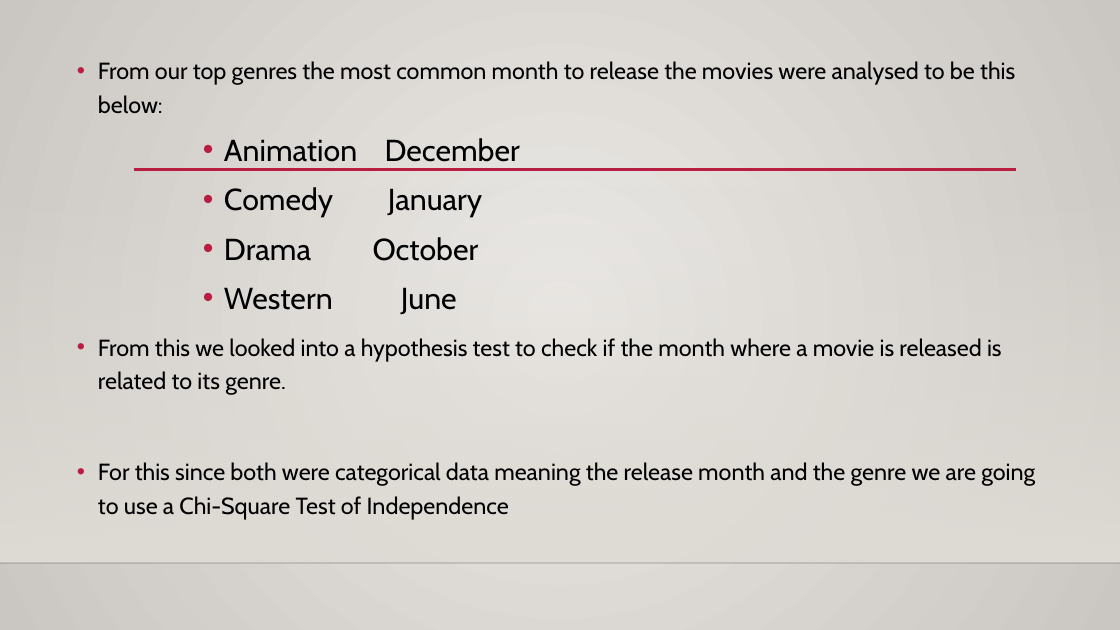
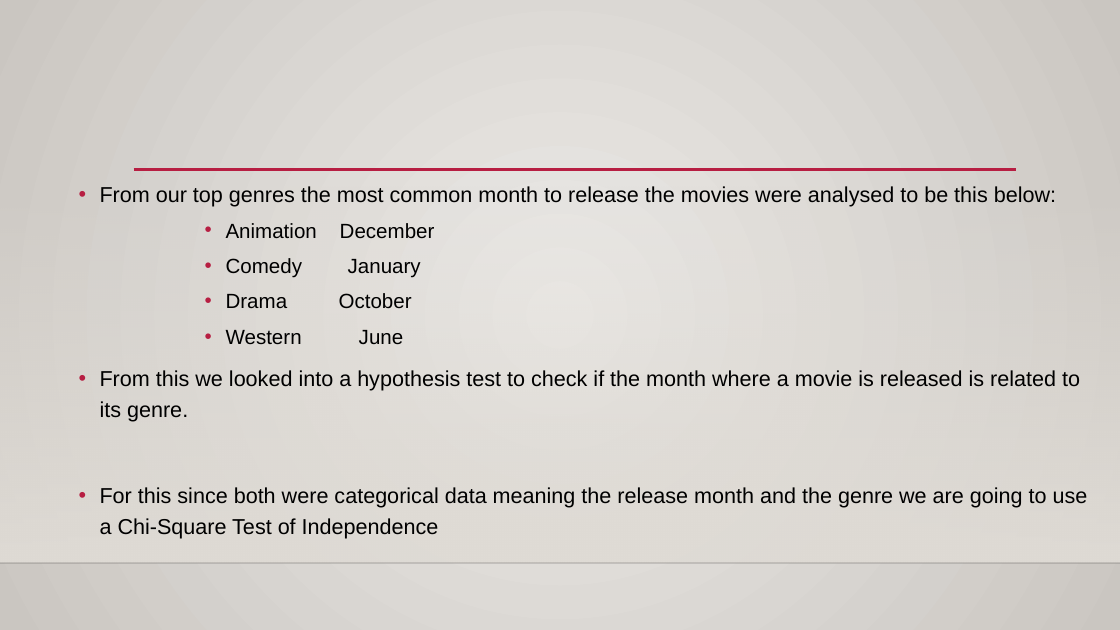
Before and after one commit to Abond1234/Dsc-Phase-2-project-2025, a slide deck: slide 20 of movie studio project.pptx (slide 18 before the commit). Drawn at 1120x630 pixels with LibreOffice and Linux fonts; fonts in the diff are those of the drawing; background and template pictures are left out. Boxes give left, top, right and bottom in pixels: in the first picture for what was removed or moved away, otherwise in the second. Text is boxed around its words. In the diff, an @@ line names an element or a change of style, - is before the commit and + after.

Commit message:
Update movie studio project presentation

```diff
--- a/movie studio project.pptx
+++ b/movie studio project.pptx
@@ text "From our top genres the ..." moved from (x1=98, y1=61, x2=1035, y2=519) to (x1=100, y1=186, x2=1088, y2=539) @@
@@ text "From our top genres the ..." at (x1=100, y1=186, x2=1088, y2=539): size 20 to 18.5 pt in "From our top genres the most common ...", "From this we looked into a hypothesis ...", "For this since both were categorical data ..."; font Cabin to Arial; size 26 to 17.6 pt in "Animation December", "Comedy January", "Drama October", "Western June" @@
```
Also in this commit, not shown: 11 other slides changed, 9 slides added, 2 slides removed.
